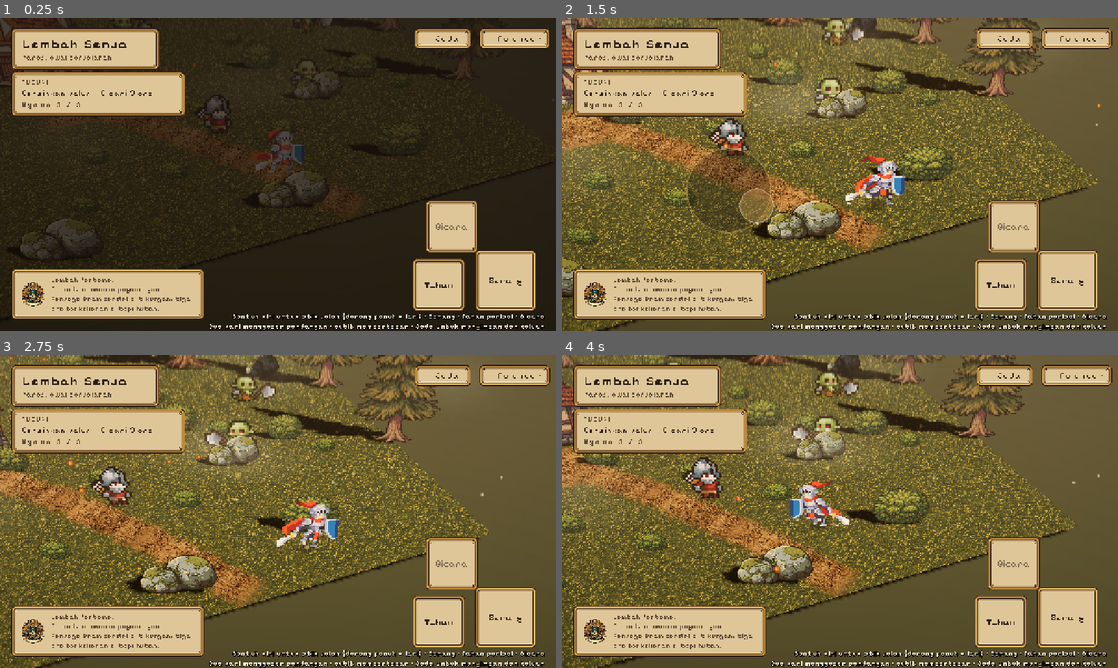
Above: before the commit, frames 1-4 (two rows, left to right).
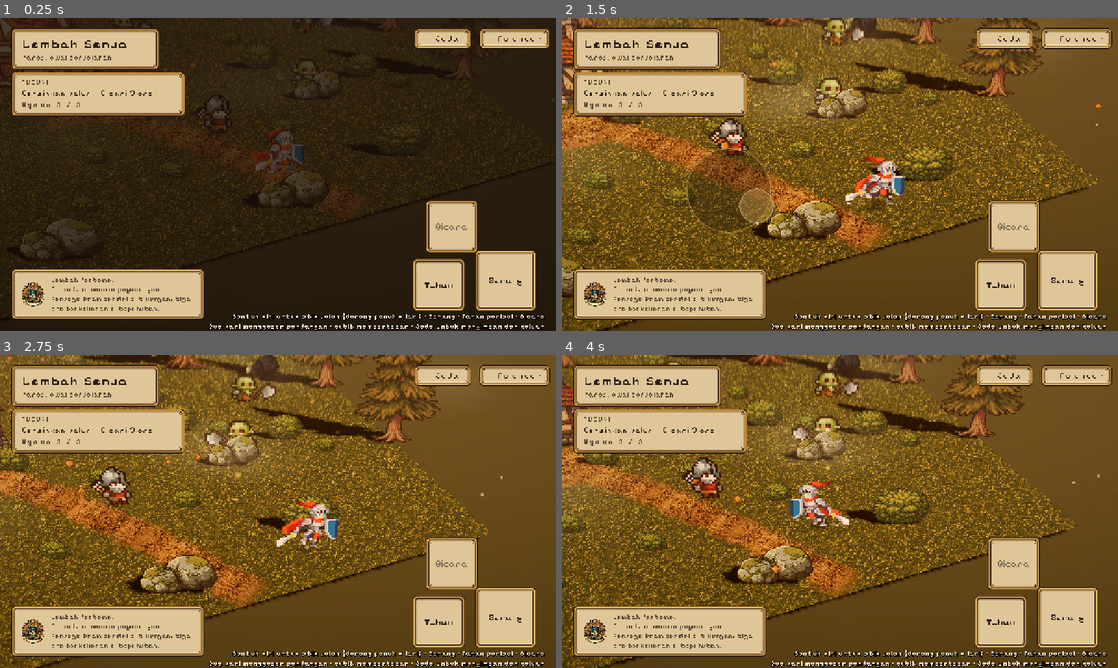
Above: after the commit, the same moments.

Repository: KyokoApp/GodotMe
Game: Godot game, scene res://game/Main.tscn
Two runs of this game, one before a commit and one after it. Both use one fixed random seed, a clock stepped at 60 frames per second and the inputs below.
Inputs (mouse positions are in pixels of both pictures, inside the frame that each line leads up to):
- Up to frame 1 (0.25 s): no input
- Up to frame 2 (1.5 s): tap Enter at 0.5, 0.6 s; move the mouse to (962, 158) at 0.52 s; hold Right (ui_right) 0.53-1.25 s; click (962, 158) at 0.67 s; tap Space at 0.77 s; drag from (728, 190) to (812, 237) at 1.27 s
- Up to frame 3 (2.75 s): move the mouse to (333, 442) at 2.02 s; hold Right (ui_right) from 2.03 s (still down); tap Enter at 2.1 s
- Up to frame 4 (4 s): release Right (ui_right) at 2.75 s; drag from (812, 574) to (673, 464) at 2.77 s; move the mouse to (1006, 558) at 3.52 s; hold Left (ui_left) from 3.53 s (still down); tap Enter at 3.6 s; tap Space at 3.77 s

The runs differ from the first frame. In frame 1, less than 0.1% of the frame differs, in the area x 29-35%, y 14-18%; in frame 2, 13%; in frame 3, 16%, in the area x 0-100%, y 0-81%; in frame 4, 15%.

Commit message:
tahap 6: kelopak berbentuk daun, kunang-kunang bulat, empat fase dibedakan warnanya
Co-authored-by: arena-agent <297053741+arena-agent@users.noreply.github.com>

Diff:
--- a/game/game/world/Atmosphere.gd
+++ b/game/game/world/Atmosphere.gd
@@ -41,10 +41,10 @@
 		Vector2(0.10, 0.10), Color(1.0, 0.96, 0.88), false,
 		Vector3(0.02, -0.02, 0.0), Vector2(0.10, 0.30))
 	_build("petals", "petal.png", 26, 7.0, 4.4,
-		Vector2(0.22, 0.16), Color(1.0, 0.92, 0.82), false,
+		Vector2(0.34, 0.20), Color(1.0, 0.92, 0.82), false,
 		Vector3(0.30, -0.45, 0.15), Vector2(0.18, 0.45))
 	_build("fireflies", "firefly.png", 34, 6.5, 0.95,
-		Vector2(0.17, 0.17), Color(1.0, 0.92, 0.62), true,
+		Vector2(0.22, 0.22), Color(1.0, 0.92, 0.62), true,
 		Vector3(0.0, 0.0, 0.0), Vector2(0.05, 0.22))
 	_build("fog", "fog_puff.png", 10, 16.0, 0.45,
 		Vector2(7.0, 4.0), Color(0.93, 0.90, 0.86, 0.55), false,
--- a/game/game/world/WorldClock.gd
+++ b/game/game/world/WorldClock.gd
@@ -26,14 +26,14 @@
 const PHASES := [
 	{
 		"id": "pagi",
-		"sun_color": Color(1.0, 0.87, 0.72),
-		"sun_energy": 0.86,
+		"sun_color": Color(1.0, 0.92, 0.82),
+		"sun_energy": 0.78,
 		"sun_rot": Vector3(-16.0, 62.0, 0.0),
-		"ambient": Color(0.58, 0.60, 0.71),
-		"ambient_energy": 0.48,
-		"fog": Color(0.82, 0.78, 0.74),
-		"fog_density": 0.0072,
-		"sky": Color(0.55, 0.49, 0.45),
+		"ambient": Color(0.56, 0.62, 0.76),
+		"ambient_energy": 0.50,
+		"fog": Color(0.80, 0.80, 0.80),
+		"fog_density": 0.0090,
+		"sky": Color(0.52, 0.50, 0.50),
 		"lamp": 0.10,
 	},
 	{
@@ -50,12 +50,12 @@
 	},
 	{
 		"id": "sore",
-		"sun_color": Color(1.0, 0.90, 0.78),
-		"sun_energy": 1.05,
+		"sun_color": Color(1.0, 0.82, 0.60),
+		"sun_energy": 1.12,
 		"sun_rot": Vector3(-40.0, 40.0, 0.0),
-		"ambient": Color(0.55, 0.54, 0.66),
+		"ambient": Color(0.60, 0.50, 0.56),
 		"ambient_energy": 0.46,
-		"fog": Color(0.78, 0.68, 0.60),
+		"fog": Color(0.80, 0.62, 0.48),
 		"fog_density": 0.0055,
 		"sky": Color(0.44, 0.36, 0.32),
 		"lamp": 0.45,
Binary file changed: game/game/world/textures/atmosphere/firefly.png
Binary file changed: game/game/world/textures/atmosphere/petal.png
Not shown, changed: tools/gen_atmosphere.py
